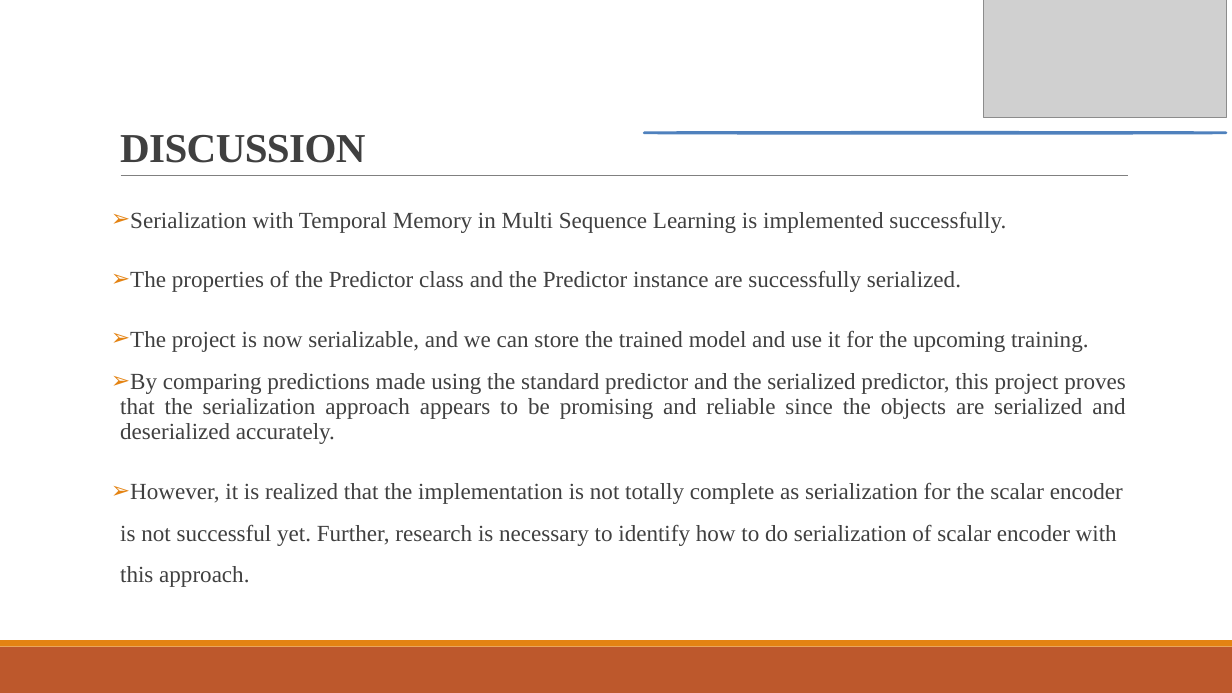
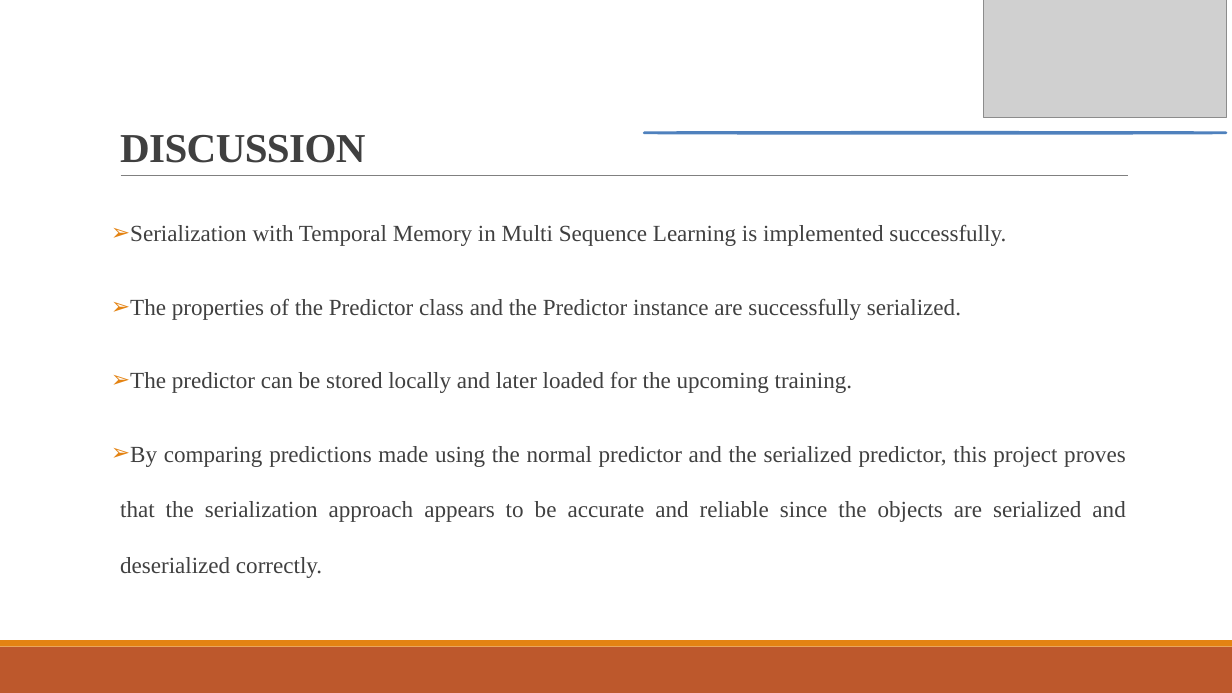
Before and after one commit to Hungbth2000/tm_msl_serialization, a slide deck: slide 7 of source/MySeProject/Documentation/Implement Temporal Memory Learning sample with Serialization.pptx. Drawn at 1232x693 pixels with LibreOffice and Linux fonts; fonts in the diff are those of the drawing; grey boxes stand for pictures. Boxes give left, top, right and bottom in pixels: in the first picture for what was removed or moved away, otherwise in the second. Text is boxed around its words. In the diff, an @@ line names an element or a change of style, - is before the commit and + after.

```diff
--- a/source/MySeProject/Documentation/Implement Temporal Memory Learning sample with Serialization.pptx
+++ b/source/MySeProject/Documentation/Implement Temporal Memory Learning sample with Serialization.pptx
@@ text at box(130, 224, 1006, 320): line spacing 1.5 to 2 @@
@@ text at box(120, 371, 1126, 578): text changed @@
-➢ The project is now serializable, and we can store the trained model and use it for the upcoming training.
-➢ By comparing predictions made using the standard predictor and the serialized predictor, this project proves that the serialization approach appears to be promising and reliable since the objects are serialized and deserialized accurately.
-➢ However, it is realized that the implementation is not totally complete as serialization for the scalar encoder is not successful yet. Further, research is necessary to identify how to do serialization of scalar encoder with this approach.
+➢ The predictor can be stored locally and later loaded for the upcoming training.
+➢ By comparing predictions made using the normal predictor and the serialized predictor, this project proves that the serialization approach appears to be accurate and reliable since the objects are serialized and deserialized correctly.
```
Also in this commit, not shown: 4 other slides changed, 1 other file.
